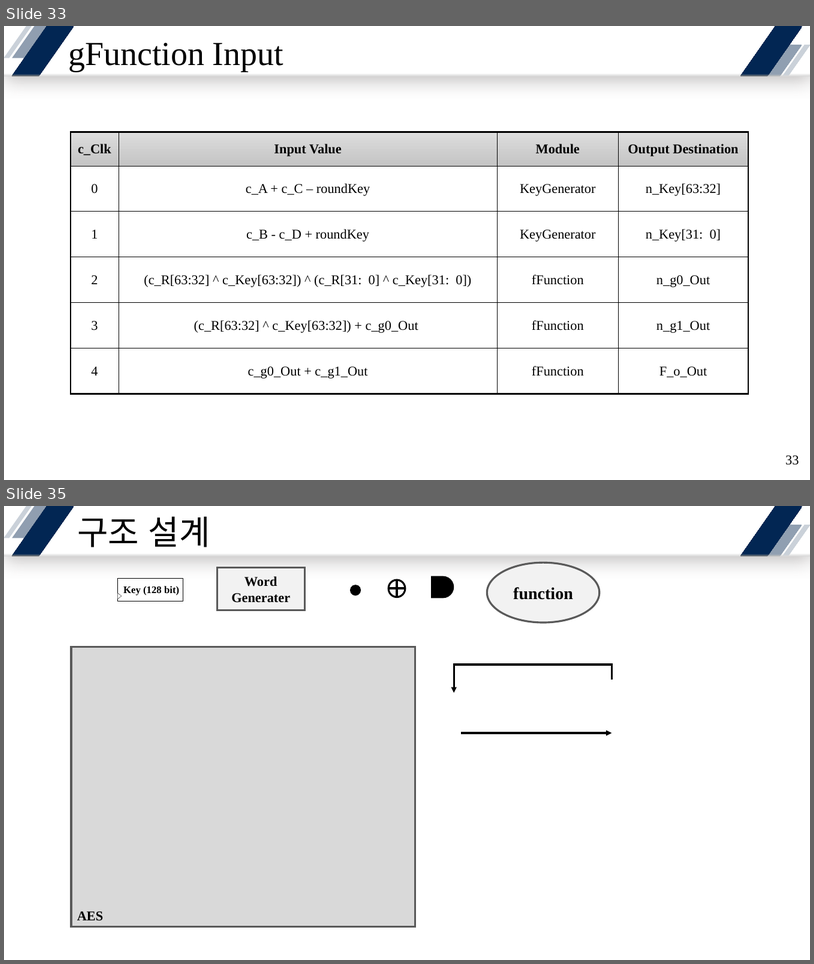
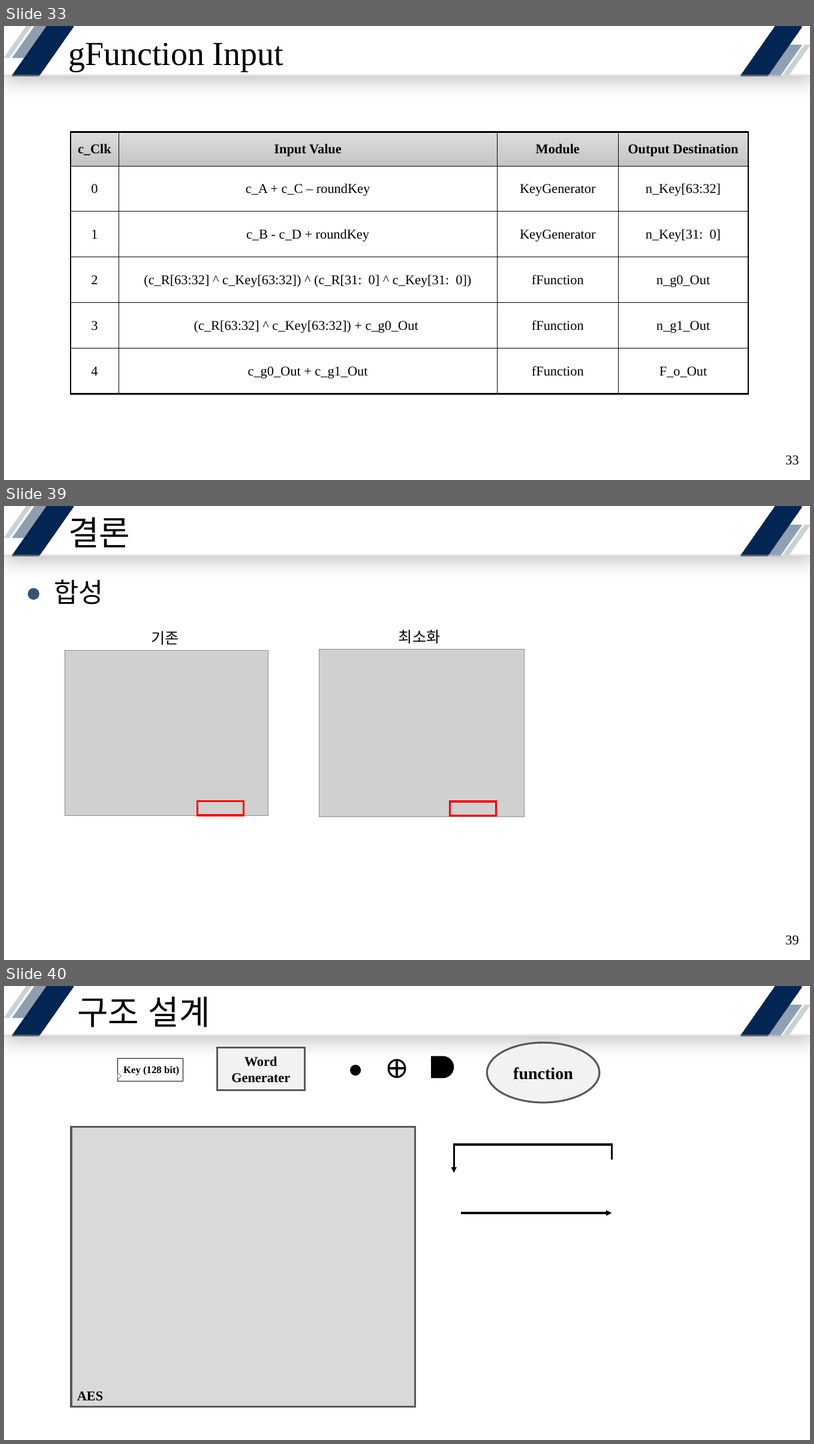
Before and after one commit to yuyu0830/FPGA_AES128, a slide deck: SEED/ref/SEED-128.pptx. Shown one above the other, each under a label of ours: slides 33 and 35 before the commit, slides 33, 39 and 40 after it; the slides between them are not shown. The pictures are 814x964 and 814x1444 pixels, drawn with LibreOffice and Linux fonts; fonts in the diff are those of the drawing; grey boxes stand for pictures. Boxes give left, top, right and bottom in pixels: in the first picture for what was removed or moved away, otherwise in the second. Text is boxed around its words. In the diff, an @@ line names an element or a change of style, - is before the commit and + after.

```diff
--- a/SEED/ref/SEED-128.pptx
+++ b/SEED/ref/SEED-128.pptx
@@ slide 39 added at bbox=[4, 506, 810, 960], background #FFFFFF; not listed: 7 template elements that a slide beside it also shows @@
@@ title added at bbox=[68, 511, 130, 547], 40 pt, text #000000 @@
+결론
@@ text added at bbox=[54, 579, 104, 604], 32 pt, text #000000 @@
+● 합성
@@ text added at bbox=[152, 631, 179, 645], 18 pt, text #000000 @@
+기존
@@ text added at bbox=[399, 630, 441, 643], 18 pt, text #000000 @@
+최소화
@@ picture added at bbox=[319, 649, 525, 816] @@
@@ picture added at bbox=[65, 651, 269, 815] @@
@@ rectangle added at bbox=[198, 801, 243, 815], outline #FF0000 2.25 pt @@
@@ rectangle added at bbox=[450, 801, 497, 816], outline #FF0000 2.25 pt @@
@@ page number added at bbox=[786, 935, 799, 945], 16 pt, text #000000 @@
+39
@@ what was slide 35 is now slide 40 @@
```
Also in this commit, not shown: 2 slides changed, 4 other slides added, 4 other files.
